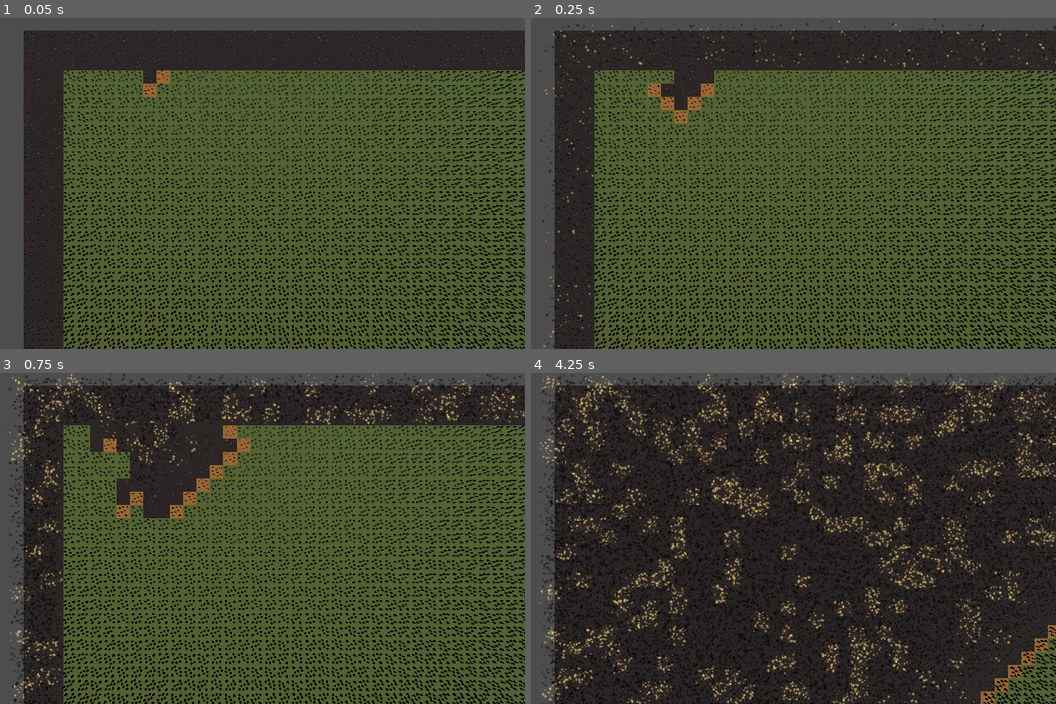
Above: before the commit, frames 1-4 (two rows, left to right).
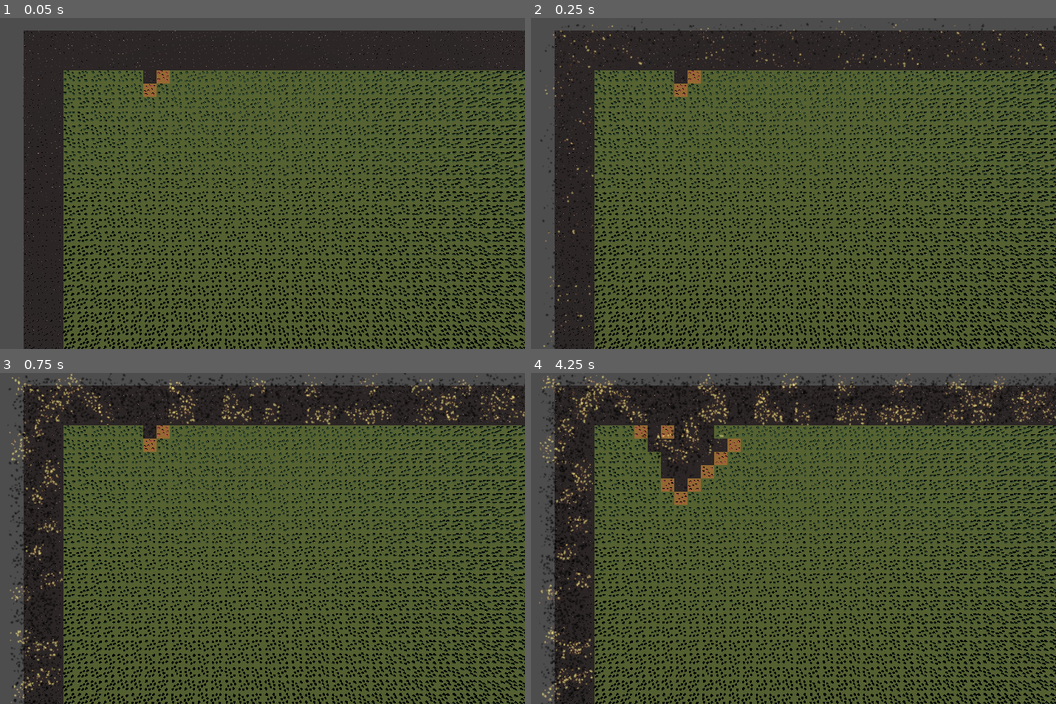
Above: after the commit, the same moments.

Repository: Piggward/JamesGlass
Game: Godot game, scene res://Scenes/game_manager.tscn
The game is run twice, just before and just after one commit, with the same random seed, the same clock (stepped at 60 frames per second) and the same inputs.
Inputs:
- Up to frame 1 (0.05 s): no input
- Up to frame 2 (0.25 s): no input
- Up to frame 3 (0.75 s): tap Enter (ui_accept) at 0.5 s; hold Right (ui_right) from 0.53 s (still down); hold Shift (shift) from 0.53 s (still down)
- Up to frame 4 (4.25 s): tap Enter (ui_accept) at 0.77, 1.52, 3.02, 3.77 s; release Right (ui_right) at 1.28 s; release Shift (shift) at 1.28 s; hold Left (ui_left) 1.28-2.03 s; tap Shift (shift) at 1.35, 2.85 s; hold Right (ui_right) 2.03-2.78 s; hold Shift (shift) 2.03-2.78 s; hold Up (ui_up) 2.78-3.53 s; hold Left (ui_left) from 3.53 s (still down); hold Shift (shift) from 3.53 s (still down)

Frame 1 is identical in both runs. In frame 2, 1.1% of the frame differs, in the area x 22-35%, y 15-32%; in frame 3, 5.2%; in frame 4, 67%, in the area x 9-100%, y 12-100%.

Commit message:
Fix accidental change of tick-rate

Diff:
--- a/Scripts/game_manager.gd
+++ b/Scripts/game_manager.gd
@@ -2,7 +2,7 @@
 
 const TILE_SCALE = 4
 
-var TICK_IN_SECONDS = 0.1
+var TICK_IN_SECONDS = 1
 var tick_counter = 0
 
 const MAP_SIZE = 64
